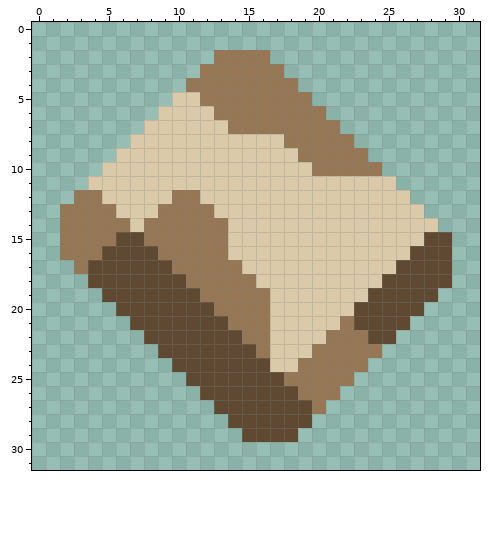
File history of a pixel-art sprite, sprites/Items/caterium.png. This is how it looked before the edit.
The file is 32x32 pixels.
Now the later version:
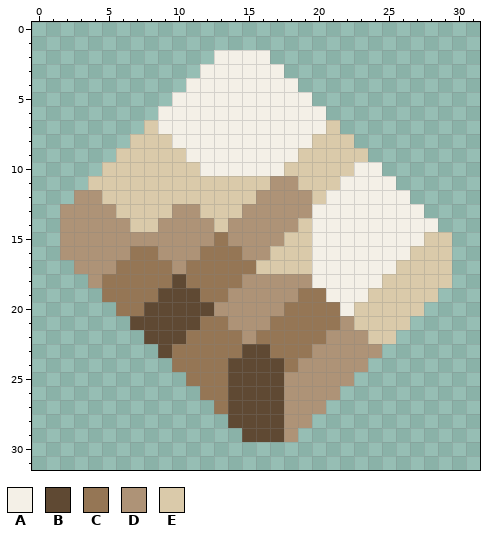
Palette (. is transparent): A #f4f0e7  B #5f4933  C #957655  D #ae9377  E #dacaaa
From old to new:
Changed rows in their new state; - is an unchanged pixel.
first column x 2:
 2 -----------AAAA-------------
 3 ----------AAAAAA------------
 4 ---------AAAAAAAA-----------
 5 --------AAAAAAAAAA----------
 6 -------AAAAAAAAAAAA---------
 7 -------AAAAAAAAAAAAE--------
 8 --------AAAAAAAAAAEEE-------
 9 ---------AAAAAAAAEEEEE------
10 ----------AAAAAA--EEEAA-----
11 ---------------DD---AAAA----
12 -DD-----EE----DDDD-AAAAAA---
13 DDDD---EDDE--DDDDDAAAAAAAA--
14 DDDDD-EDDDDEDDDDD-AAAAAAAAA-
15 DDDDDDDDDDD-DDDD--AAAAAAAAEE
16 DDDDDCCDDD--CDD---AAAAAAAEEE
17 -DDDCCCCD----C----AAAAAAEEEE
18 --DCCCCC-----DDDDDAAAAAEEEEE
19 ---CCCC-----DDDDDCCAAAEEEEE-
20 ----CC-----DDDDDCCCCAEEEEE--
21 ----------CCDDDCCCCCDEEEE---
22 ---------CCCCD-CCCCDDDEE----
23 --------CCCCC-BCCCDDDDD-----
24 --------CCCC---BCDDDDD------
25 ---------CCC----DDDDD-------
26 ----------CC----DDDD--------
27 -----------C----DDD---------
28 ----------------DD----------
29 ----------------D-----------
Pixel boxes of the changes (left, top, right, bottom) in both pictures:
changed: (60, 50, 452, 442)
